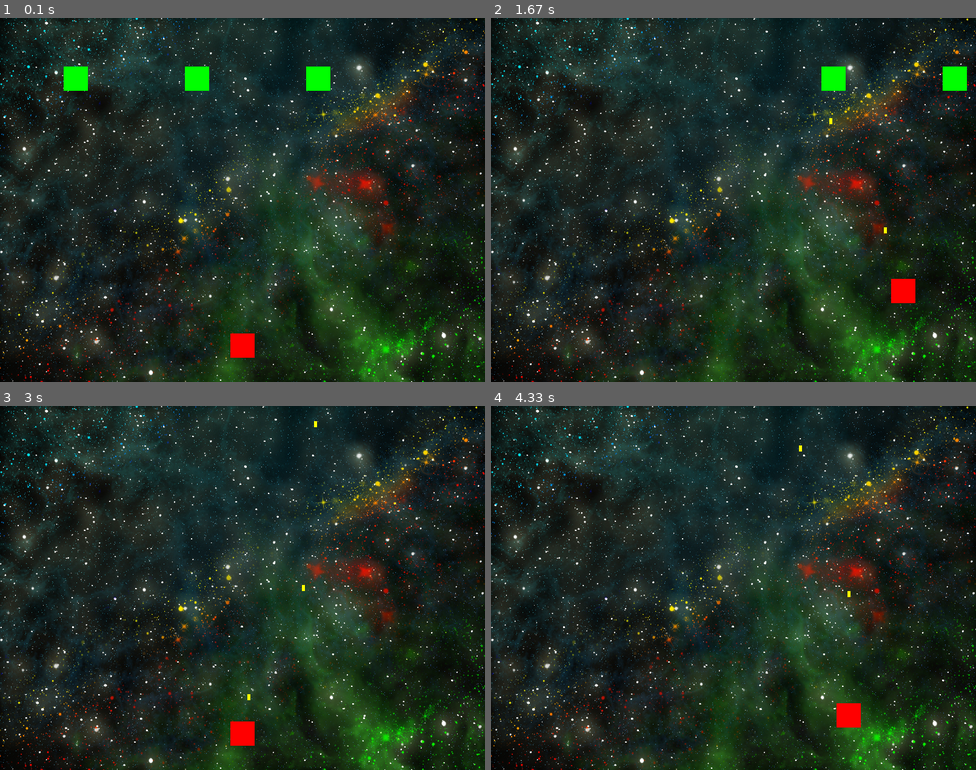
Above: before the commit, frames 1-4 (two rows, left to right).
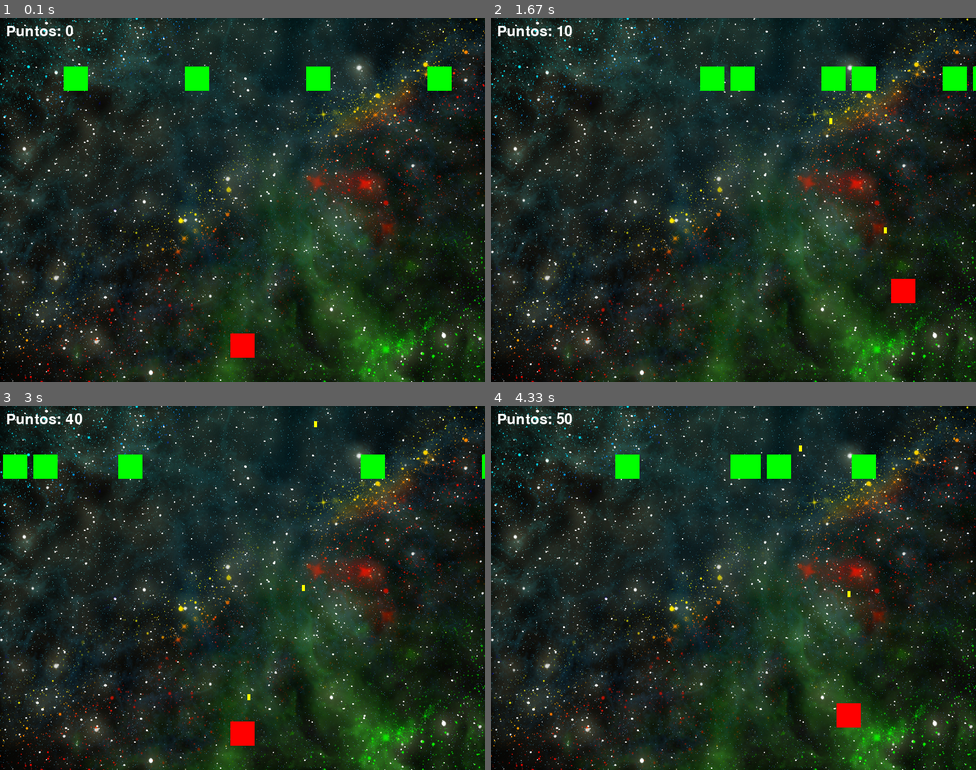
Above: after the commit, the same moments.

Repository: AdrianPTGit/Primer-intento-de-juego-con-PyGame-y-python
Game: pygame game, started from mi_juego_pygame/src/main.py
Two runs of this game, one before a commit and one after it. Both use one fixed random seed, a clock stepped at 60 frames per second and the inputs below.
Inputs:
- Up to frame 1 (0.1 s): no input
- Up to frame 2 (1.67 s): hold Right 0.33-0.8 s; hold Up 0.83-1.13 s; tap Space at 0.9, 1.23, 1.53 s; hold Right 1.17-1.63 s
- Up to frame 3 (3 s): hold Left 1.67-2.2 s; tap Space at 1.73, 2.03, 2.3, 2.63, 2.93 s; hold Down 2.23-2.53 s; hold Left 2.57-2.97 s
- Up to frame 4 (4.33 s): hold Up 3-3.37 s; tap Space at 3.07, 3.47, 3.77, 4.13 s; hold Right 3.4-4.03 s; hold Down from 4.07 s (still down)

The runs differ from the first frame. In frame 1, 0.5% of the frame differs, in the area x 1-94%, y 2-20%; in frame 2, 1.2%; in frame 3, 1.6%; in frame 4, 1.6%, in the area x 1-80%, y 1-20%.

Commit message:
Agregado puntuacion al matar enemigos

Diff:
--- a/mi_juego_pygame/src/main.py
+++ b/mi_juego_pygame/src/main.py
@@ -1,4 +1,6 @@
 import pygame, sys
+from pygame import font
+
 from settings import *
 from player import Player
 from Enemigo import Enemigo
@@ -15,13 +17,14 @@
     print("⚠️ No se encontró el fondo en:", FONDO_PATH  )
 FONDO_PANTALLA_JUEGO = pygame.image.load(FONDO_PATH)
 FONDO_PANTALLA_JUEGO = pygame.transform.scale(FONDO_PANTALLA_JUEGO, (WIDTH, HEIGHT))
-
+# --- Fuente para el texto puntos ---
+font = pygame.font.Font(None, 36)  # Fuente para el texto
 # --- Crear jugador ---
 jugador = Player(WIDTH // 2, HEIGHT - 60)
 
 # --- Crear grupo de enemigos ---
 enemigos = pygame.sprite.Group()
-for i in range(3):
+for i in range(10):
     enemigo = Enemigo(100 + i * 200, 100)
     enemigos.add(enemigo)
 
@@ -60,13 +63,20 @@
     # 2️⃣ Bala impacta enemigo
     impactos = pygame.sprite.groupcollide(enemigos, balas, True, True)
     if impactos:
-        print("🔥 ¡Enemigo destruido!")
+        for enemigo in impactos:
+            jugador.puntos += 10  # 🔥 suma 10 puntos por enemigo destruido
+        print(f"🔥 ¡Enemigo destruido! Puntos: {jugador.puntos}")
+
+
 
     # --- Dibujar en pantalla ---
     pantalla.blit(FONDO_PANTALLA_JUEGO, (0, 0))
     todos_sprites.draw(pantalla)
     balas.draw(pantalla)
+    # --- Dibujar puntuación ---
 
+    texto_puntos = font.render(f"Puntos: {jugador.puntos}", True, (255, 255, 255))
+    pantalla.blit(texto_puntos, (10, 10))
     pygame.display.flip()
 
 pygame.quit()
--- a/mi_juego_pygame/src/player.py
+++ b/mi_juego_pygame/src/player.py
@@ -14,6 +14,9 @@
         self.rect = self.image.get_rect()  # Obtiene un rectángulo que delimita la superficie (útil para colisiones y posición)
         self.rect.center = (x, y)  # Posiciona el centro del rectángulo en las coordenadas (x, y) que recibimos
         self.velocidad = 5  # Velocidad de movimiento del jugador en píxeles por frame
+
+        self.puntos = 0  # <-- NUEVO atributo de puntuación
+
 
     # Método update se llama automáticamente cada frame cuando usamos un grupo de sprites
     def update(self):
